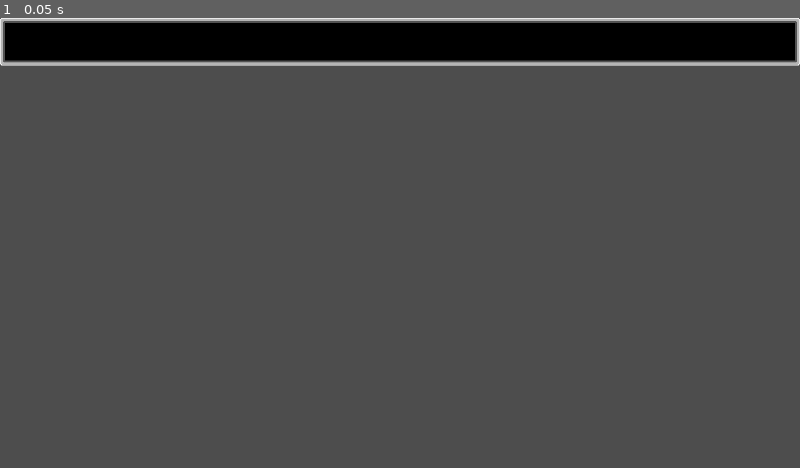
Above: before the commit, frame 1.
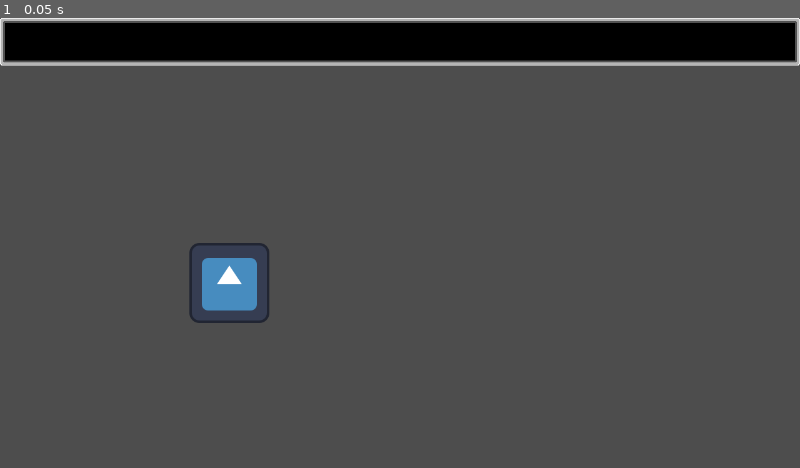
Above: after the commit, the same moment.

Repository: bjornarprytz/witchwork
Game: Godot game, scene res://interface/main.tscn
Same seed, same stepped clock (60 frames per second), same inputs: the game is played once before the commit and once after it. The engine's default icon, where the game draws it, is replaced by a stand-in: a white triangle on a blue panel in a dark square.
Inputs:
- Up to frame 1 (0.05 s): no input

The runs differ from the first frame. In frame 1, 1.0% of the frame differs, in the area x 23-34%, y 50-68%.

Commit message:
Prototype #1 witchwork init

Diff:
--- /dev/null
+++ b/src/data/alignment.gd
@@ -0,0 +1,20 @@
+class_name Alignment
+extends Resource
+
+## Elemental alignment
+
+enum Type {
+	Earth,
+	Water,
+	Air,
+	Fire,
+	Spirit
+}
+
+var type: Type
+
+func equals(other: Alignment):
+	return compare(other) == 0
+
+func compare(other: Alignment) -> int:
+	return int(type) - int(other.type)
--- /dev/null
+++ b/src/data/alteration.gd
@@ -0,0 +1,4 @@
+class_name Alteration
+extends Resource
+
+## Temporary change of a ritual
--- /dev/null
+++ b/src/data/essence.gd
@@ -0,0 +1,29 @@
+class_name Essence
+extends Resource
+
+## A property of materia
+
+enum Type {
+	Rooted,
+	Crystalline,
+	Flowing,
+	Vital,
+	Vestigial,
+	Threshold,
+	Celestial,
+
+	# Esoteric
+	Discord,
+	Kin,
+	Ward,
+	Command,
+	Secret,
+}
+
+var type: Type
+
+func is_esoteric() -> bool:
+	return int(type) >= int(Type.Discord)
+
+func is_basic() -> bool:
+	return !is_esoteric()
--- /dev/null
+++ b/src/data/materia.gd
@@ -0,0 +1,7 @@
+class_name Materia
+extends Resource
+
+var alignment: Alignment
+var essences: Array[Essence]
+var state: MateriaState
+var intensity: int
--- /dev/null
+++ b/src/data/materia_requirement_spec.gd
@@ -0,0 +1,28 @@
+class_name MateriaRequirementsSpec
+extends Resource
+
+var essences: Array[Essence.Type]
+var states: Array[MateriaState.Type]
+var alignments: Array[Alignment.Type]
+
+func match_materia(materia: Materia) -> bool:
+	if (essences.size() > 0):
+		if (materia.essences.size() == 0):
+			return false
+		var matching_essence = false
+		for e in materia.essences:
+			if essences.has(e.type):
+				matching_essence = true
+				break
+		if (!matching_essence):
+			return false
+
+	if (states.size() > 0):
+		if (!states.has(materia.state)):
+			return false
+
+	if (alignments.size() > 0):
+		if (!alignments.has(materia.alignment.type)):
+			return false
+
+	return true
--- /dev/null
+++ b/src/data/materia_state.gd
@@ -0,0 +1,16 @@
+class_name MateriaState
+extends Resource
+
+## The physical state a materia is in
+
+enum Type {
+	Raw,
+	Dried,
+	Powder,
+	Paste,
+	Fermented,
+	Liquid,
+	Ash
+}
+
+var type: Type
--- /dev/null
+++ b/src/data/potion.gd
@@ -0,0 +1,4 @@
+class_name Potion
+extends Resource
+
+var alterations: Array[Alteration]
--- /dev/null
+++ b/src/data/recipe.gd
@@ -0,0 +1,30 @@
+class_name Recipe
+extends Resource
+
+## When a potion concoction matches the requirements exactly, the outcome happens
+
+var requirements: Array[MateriaRequirementsSpec]
+var result: Potion
+
+
+## Check whether the ingredients match the requirements
+func match_ingredients(ingredients: Array[Materia]) -> bool:
+	## TODO: Matching ingredients might actually be more complicated than this algo assumes, if certain requirements can be met by multiple ingredients
+	if (ingredients.size() != requirements.size()):
+		return false
+
+	var remaining_requirements = requirements.duplicate()
+	var remaining_ingredients = ingredients.duplicate()
+
+	while remaining_requirements.size() > 0:
+		var r = remaining_requirements.pop_front() as MateriaRequirementsSpec
+
+		for i in remaining_ingredients:
+			if r.match_materia(i):
+				remaining_ingredients.erase(i)
+				break
+
+		if (remaining_ingredients.size() != remaining_requirements.size()):
+			return false
+
+	return true
--- /dev/null
+++ b/src/data/ritual.gd
@@ -0,0 +1,8 @@
+class_name Ritual
+extends Resource
+
+## A ritual card
+
+@export var name: String
+var input_requirements: Array[MateriaRequirementsSpec]
+var outcomes: Array[Shift]
--- /dev/null
+++ b/src/data/shift.gd
@@ -0,0 +1,4 @@
+class_name Shift
+extends Resource
+
+## A mutation of materia
--- /dev/null
+++ b/src/interface/bench.tscn
@@ -0,0 +1,20 @@
+[gd_scene format=3 uid="uid://cnq0wup6p7kox"]
+
+[ext_resource type="PackedScene" uid="uid://xonybjtdqoee" path="res://interface/materia_ui.tscn" id="1_yebe8"]
+
+[node name="Bench" type="Control" unique_id=1209452224]
+layout_mode = 3
+anchors_preset = 15
+anchor_right = 1.0
+anchor_bottom = 1.0
+grow_horizontal = 2
+grow_vertical = 2
+size_flags_vertical = 3
+size_flags_stretch_ratio = 3.0
+
+[node name="Materia" parent="." unique_id=617996191 instance=ExtResource("1_yebe8")]
+layout_mode = 0
+offset_left = 293.0
+offset_top = 274.0
+offset_right = 293.0
+offset_bottom = 274.0
--- /dev/null
+++ b/src/interface/cauldron.tscn
@@ -0,0 +1,6 @@
+[gd_scene format=3 uid="uid://dvtt0ybwk2u30"]
+
+[node name="Cauldron" type="Control" unique_id=1644167281]
+layout_mode = 3
+anchors_preset = 0
+size_flags_vertical = 3
--- /dev/null
+++ b/src/interface/grimoire.tscn
@@ -0,0 +1,6 @@
+[gd_scene format=3 uid="uid://b8euitg407w7"]
+
+[node name="Grimoire" type="Control" unique_id=79849695]
+layout_mode = 3
+anchors_preset = 0
+size_flags_vertical = 3
--- /dev/null
+++ b/src/interface/hand.tscn
@@ -0,0 +1,6 @@
+[gd_scene format=3 uid="uid://bhla4sxk8fnaw"]
+
+[node name="Hand" type="Control" unique_id=1938845638]
+layout_mode = 3
+anchors_preset = 0
+size_flags_vertical = 3
--- a/src/interface/main.tscn
+++ b/src/interface/main.tscn
@@ -1,6 +1,7 @@
 [gd_scene format=3 uid="uid://cgrejd4v5ywd3"]
 
 [ext_resource type="Script" uid="uid://736gp2f48fi7" path="res://interface/main.gd" id="1_loxbi"]
+[ext_resource type="PackedScene" uid="uid://cqqnp0jokhvb2" path="res://interface/the_work.tscn" id="2_rfu3d"]
 
 [node name="Main" type="Node2D" unique_id=199121168]
 script = ExtResource("1_loxbi")
@@ -31,5 +32,5 @@
 theme_override_constants/margin_right = 10
 theme_override_constants/margin_bottom = 10
 
-[node name="TheWork" type="Control" parent="CanvasLayer/Control/GameView" unique_id=451306312]
+[node name="TheWork" parent="CanvasLayer/Control/GameView" unique_id=1163965159 instance=ExtResource("2_rfu3d")]
 layout_mode = 2
--- /dev/null
+++ b/src/interface/materia_ui.gd
@@ -0,0 +1 @@
+extends TextureRect
--- /dev/null
+++ b/src/interface/materia_ui.tscn
@@ -0,0 +1,8 @@
+[gd_scene format=3 uid="uid://xonybjtdqoee"]
+
+[ext_resource type="Texture2D" uid="uid://85p4vam34uiy" path="res://assets/img/icon.svg" id="1_rw65l"]
+[ext_resource type="Script" uid="uid://cq222m5p7o0i2" path="res://interface/materia_ui.gd" id="2_1orvo"]
+
+[node name="Materia" type="TextureRect" unique_id=1802004544]
+texture = ExtResource("1_rw65l")
+script = ExtResource("2_1orvo")
--- /dev/null
+++ b/src/interface/storage.tscn
@@ -0,0 +1,6 @@
+[gd_scene format=3 uid="uid://qlbqga4slh1g"]
+
+[node name="Storage" type="Control" unique_id=1881867256]
+layout_mode = 3
+anchors_preset = 0
+size_flags_vertical = 3
--- /dev/null
+++ b/src/interface/the_work.gd
@@ -0,0 +1,11 @@
+extends Control
+
+
+# Called when the node enters the scene tree for the first time.
+func _ready() -> void:
+	pass # Replace with function body.
+
+
+# Called every frame. 'delta' is the elapsed time since the previous frame.
+func _process(delta: float) -> void:
+	pass
--- /dev/null
+++ b/src/interface/the_work.tscn
@@ -0,0 +1,49 @@
+[gd_scene format=3 uid="uid://cqqnp0jokhvb2"]
+
+[ext_resource type="Script" uid="uid://c28naiqjbswax" path="res://interface/the_work.gd" id="1_wihpb"]
+[ext_resource type="PackedScene" uid="uid://cnq0wup6p7kox" path="res://interface/bench.tscn" id="2_rakwg"]
+[ext_resource type="PackedScene" uid="uid://bhla4sxk8fnaw" path="res://interface/hand.tscn" id="3_x65ee"]
+[ext_resource type="PackedScene" uid="uid://qlbqga4slh1g" path="res://interface/storage.tscn" id="4_yfe82"]
+[ext_resource type="PackedScene" uid="uid://b8euitg407w7" path="res://interface/grimoire.tscn" id="5_j8y3y"]
+[ext_resource type="PackedScene" uid="uid://dvtt0ybwk2u30" path="res://interface/cauldron.tscn" id="6_ouqbf"]
+
+[node name="TheWork" type="Control" unique_id=1163965159]
+layout_mode = 3
+anchors_preset = 15
+anchor_right = 1.0
+anchor_bottom = 1.0
+grow_horizontal = 2
+grow_vertical = 2
+script = ExtResource("1_wihpb")
+
+[node name="HBox" type="HBoxContainer" parent="." unique_id=627397962]
+layout_mode = 1
+anchors_preset = 15
+anchor_right = 1.0
+anchor_bottom = 1.0
+grow_horizontal = 2
+grow_vertical = 2
+
+[node name="Main" type="VBoxContainer" parent="HBox" unique_id=1972534968]
+layout_mode = 2
+size_flags_horizontal = 3
+size_flags_stretch_ratio = 4.0
+
+[node name="Bench" parent="HBox/Main" unique_id=1209452224 instance=ExtResource("2_rakwg")]
+layout_mode = 2
+
+[node name="Hand" parent="HBox/Main" unique_id=1938845638 instance=ExtResource("3_x65ee")]
+layout_mode = 2
+
+[node name="Side" type="VBoxContainer" parent="HBox" unique_id=1136491987]
+layout_mode = 2
+size_flags_horizontal = 3
+
+[node name="Storage" parent="HBox/Side" unique_id=1881867256 instance=ExtResource("4_yfe82")]
+layout_mode = 2
+
+[node name="Grimoire" parent="HBox/Side" unique_id=79849695 instance=ExtResource("5_j8y3y")]
+layout_mode = 2
+
+[node name="Cauldron" parent="HBox/Side" unique_id=1644167281 instance=ExtResource("6_ouqbf")]
+layout_mode = 2
--- a/src/system/materia.gd
+++ /dev/null
@@ -1,146 +0,0 @@
-class_name Materia
-extends Resource
-
-enum Essence {
-	Rooted,
-	Crystalline,
-	Flowing,
-	Vital,
-	Burnt,
-	Threshold,
-	Celestial
-}
-
-enum Element {
-	Earth,
-	Water,
-	Air,
-	Fire,
-	Aether
-}
-
-enum Phase {
-	Dormant,
-	Awake,
-	Risen
-}
-
-var essence: Essence
-var element: Element
-var phase: Phase
-var age: int
-
-## Assumes ordered arrays of prime factors. Returns negative if a < b, 0 if they're equal
-static func numeric_compare(a: Array[int], b: Array[int]) -> int:
-	assert (!a.is_empty() || !b.is_empty())
-	if (a.size() != b.size()):
-		return a.size() - b.size()
-	else:
-		return a[0] - b[0]
-
-func get_numeric_alignment() -> Array[int]:
-	var value = int(essence) + int(element) + age
-	return compute_prime_factors(value)
-
-static func compute_prime_factors(v: int) -> Array[int]:
-	if (v <= 1):
-		return [1]
-	var primes_to_test: Array[int] = [3, 5, 7, 11, 13, 17, 19, 23, 29, 31, 37, 41, 43, 47, 53, 59, 61, 67, 71, 73, 79, 83, 89, 97, 101, 103, 107, 109, 113, 127, 131, 137, 139, 149, 151, 157, 163, 167, 173, 179, 181, 191, 193, 197, 199]
-	var factors: Array[int] = []
-	for p in primes_to_test:
-		if (p > v):
-			break
-		while v % p == 0:
-			factors.push_front(p)
-			@warning_ignore("integer_division")
-			v = v/p
-	while v % 2 == 0:
-		factors.append(2)
-		@warning_ignore("integer_division")
-		v = v/2
-	assert(v == 1)
-	return factors
-
-func copy() -> Materia:
-	var c = Materia.new()
-
-	c.age = self.age
-	c.element = self.element
-	c.essence = self.essence
-	c.phase = self.phase
-
-	return c
-
-static func random_essence(except: Array[Essence]=[]) -> Essence:
-	var e = Essence.values().pick_random()
-	if (except.is_empty()):
-		return e
-	while (except.has(e)):
-		e = Materia.random_essence()
-	return e
-
-static func random_element(except: Array[Element]=[]) -> Element:
-	var e = Element.values().pick_random()
-	if (except.is_empty()):
-		return e
-	while (except.has(e)):
-		e = Materia.random_element()
-	return e
-
-static func random() -> Materia:
-	var m = Materia.new()
-	m.essence = random_essence()
-	m.element = random_element()
-	m.phase = [Phase.Dormant, Phase.Awake].pick_random()
-	m.age = randi() % 10
-
-	return m
-
-static func get_elemental_symbol(e: Element) -> Resource:
-	match e:
-		Materia.Element.Earth:
-			return preload("res://assets/img/earth.png")
-		Materia.Element.Air:
-			return preload("res://assets/img/air.png")
-		Materia.Element.Aether:
-			return preload("res://assets/img/spirit.png")
-		Materia.Element.Fire:
-			return preload("res://assets/img/fire.png")
-		Materia.Element.Water:
-			return preload("res://assets/img/water.png")
-
-	push_error("Invalid element: %s" % e)
-	return null
-
-static func get_essence_color(e: Essence) -> Color:
-	match e:
-		Materia.Essence.Rooted:
-			return Color(0.2, 0.5, 0.2)
-		Materia.Essence.Crystalline:
-			return Color(0.5, 0.5, 1.0)
-		Materia.Essence.Flowing:
-			return Color(0.2, 0.5, 1.0)
-		Materia.Essence.Vital:
-			return Color(1.0, 0.5, 0.2)
-		Materia.Essence.Burnt:
-			return Color(0.5, 0.2, 0.2)
-		Materia.Essence.Threshold:
-			return Color(0.5, 0.5, 0.5)
-		Materia.Essence.Celestial:
-			return Color(1.0, 1.0, 1.0)
-	return Color.HOT_PINK
-
-static func get_phase_indicator(p: Phase) -> String:
-	match p:
-		Materia.Phase.Dormant:
-			return "."
-		Materia.Phase.Awake:
-			return ".."
-		Materia.Phase.Risen:
-			return "..."
-	return "x"
-
-func _to_string() -> String:
-	var essence_str = Essence.keys()[essence]
-	var element_str = Element.keys()[element]
-	return "%s/%s" % [essence_str, element_str]
--- /dev/null
+++ b/src/system/pentagram.gd
@@ -0,0 +1,57 @@
+class_name Pentagram
+extends Resource
+
+var _order = [
+	Alignment.Type.Spirit,
+	Alignment.Type.Water,
+	Alignment.Type.Fire,
+	Alignment.Type.Earth,
+	Alignment.Type.Air
+]
+
+var intent: Materia
+var threading_left: Materia
+var threading_right: Materia
+var grounding_left: Materia
+var grounding_right: Materia
+
+func _init(inputs: Array[Materia]) -> void:
+	intent = _find_intent(inputs)
+	inputs.erase(intent)
+
+	## TODO: Find the other points of the pentagram, based on the intent and the _order
+
+## True: Positive charge
+func get_charge() -> bool:
+	var charge := 0
+	if (threading_left != null):
+		charge -= threading_left.intensity
+	if (grounding_left != null):
+		charge -= grounding_left.intensity
+
+	if (threading_right != null):
+		charge += threading_right.intensity
+	if (grounding_right != null):
+		charge += grounding_right.intensity
+
+	if (charge == 0):
+		return intent.intensity % 2 == 0
+
+	return charge > 0
+
+func _find_intent(inputs: Array[Materia])  -> Materia:
+	var max := 0
+	var current_intent: Materia
+
+	for m in inputs:
+		if m.intensity < max:
+			continue
+		if m.intensity == max:
+			if m.alignment.compare(current_intent.alignment) > 0:
+				current_intent = m
+		else:
+			current_intent = m
+
+	assert(current_intent != null)
+
+	return current_intent
--- /dev/null
+++ b/src/system/witchwork/potion_concoction.gd
@@ -0,0 +1,27 @@
+class_name PotionConcoction
+extends Resource
+
+class Context:
+	var recipes: Array[Recipe]
+
+var ingredients: Array[Materia]
+var result: Potion
+
+func update_result(context: Context):
+	for r in context.recipes:
+		if (r.match_ingredients(ingredients)):
+			result = r.result
+			return
+
+	result = _determine_freeform_result()
+
+
+func _determine_freeform_result() -> Potion:
+	var pentagram = Pentagram.new(ingredients)
+	var charge = pentagram.get_charge()
+
+	var potion = Potion.new()
+
+	## TODO: Add alterations based on the freeform rules
+
+	return potion
--- /dev/null
+++ b/src/system/witchwork/ritual_resolution.gd
@@ -0,0 +1,7 @@
+class_name RitualResolution
+extends Resource
+
+class Context:
+	var ritual: Ritual
+	var alterations: Array[Alteration]
+	var input_materia: Array[Materia]
Not shown, added: src/data/alignment.gd.uid
Not shown, added: src/data/alteration.gd.uid
Not shown, added: src/data/essence.gd.uid
Not shown, added: src/data/materia.gd.uid
Not shown, added: src/data/materia_requirement_spec.gd.uid
Not shown, added: src/data/materia_state.gd.uid
Not shown, added: src/data/potion.gd.uid
Not shown, added: src/data/recipe.gd.uid
Not shown, added: src/data/ritual.gd.uid
Not shown, added: src/data/shift.gd.uid
Not shown, added: src/interface/materia_ui.gd.uid
Not shown, added: src/interface/the_work.gd.uid
(and 4 more such lines)
